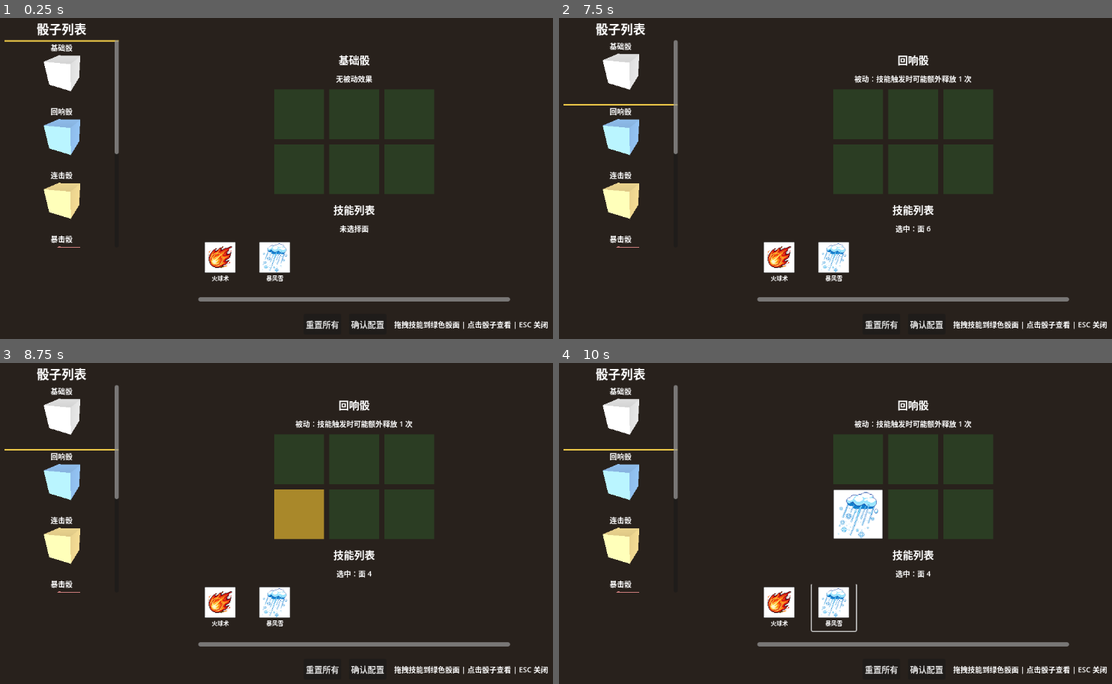
Above: before the commit, frames 1-4 (two rows, left to right).
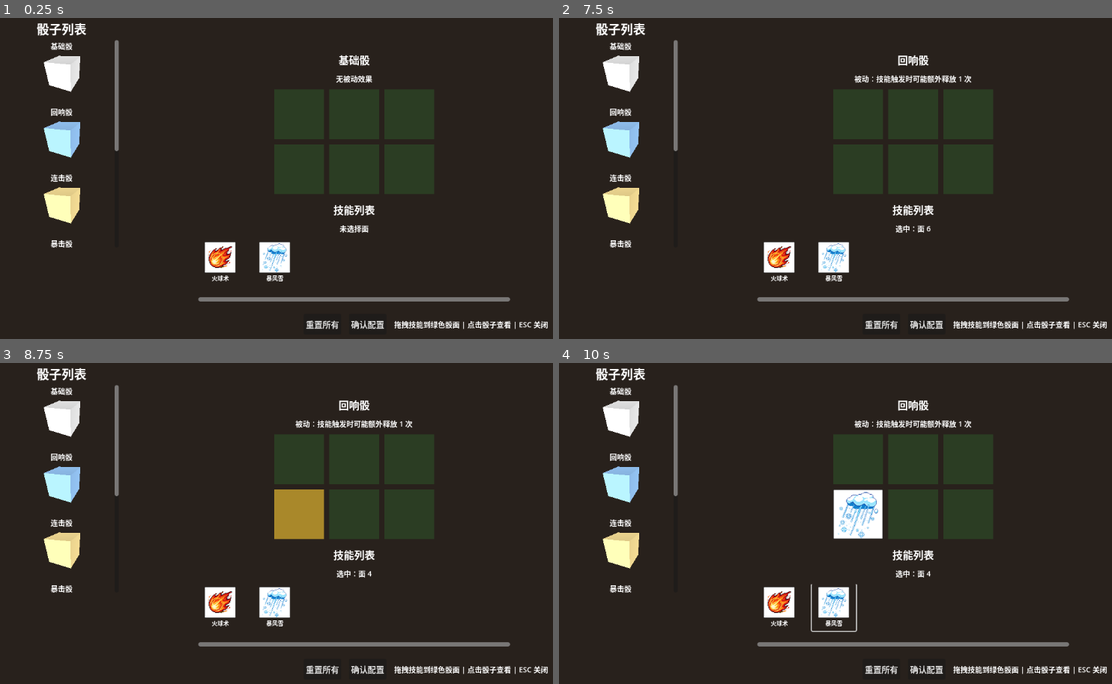
Above: after the commit, the same moments.

Repository: Beezui/trae_godot_dice
Game: Godot game, scene res://scenes/ui/skill_equip_ui_new.tscn
Same seed, same stepped clock (60 frames per second), same inputs: the game is played once before the commit and once after it. This scene is started directly instead of the project's main scene.
Inputs (mouse positions are in pixels of both pictures, inside the frame that each line leads up to):
- Up to frame 1 (0.25 s): no input
- Up to frame 2 (7.5 s): click (780, 261) at 0.5 s; click (835, 261) at 1.25 s; click "重置所有" at 2 s; click "确认配置" at 2.75 s; tap Enter (ui_accept) at 3.5, 3.77, 4.25, 5, 6.5, 6.77, 7.25 s; move the mouse to (984, 159) at 3.52 s; hold Up (ui_up) 3.53-4.25 s; tap 1 at 3.6 s; click (984, 159) at 3.67 s; drag from (730, 194) to (824, 242) at 4.27 s; move the mouse to (912, 104) at 5.02 s; hold Up (ui_up) 5.03-5.75 s; tap 3 at 5.1 s; drag from (824, 242) to (675, 127) at 5.77 s; move the mouse to (1034, 226) at 6.52 s; hold A 6.53-7.25 s; tap 5 at 6.6 s; drag from (675, 127) to (763, 91) at 7.27 s
- Up to frame 3 (8.75 s): tap Enter (ui_accept) at 8 s; move the mouse to (320, 523) at 8.02 s; hold S from 8.03 s (still down); tap 0 at 8.1 s; click (320, 523) at 8.17 s
- Up to frame 4 (10 s): release S at 8.75 s; drag from (763, 436) to (730, 539) at 8.77 s; move the mouse to (984, 504) at 9.52 s; hold Up (ui_up) from 9.53 s (still down); tap F at 9.6 s; tap Enter (ui_accept) at 9.77 s

The runs differ from the first frame. In frame 1, 1.0% of the frame differs, in the area x 0-22%, y 6-72%; in frame 2, 0.9%; in frame 3, 0.9%; in frame 4, 0.9%.

Commit message:
feat: 实现骰子选中放大效果
- 添加 content_container 包裹标签和视口
- 选中骰子时整体放大 20%
- 缩放中心点设为容器中心

Diff:
--- a/scenes/ui/skill_equip_ui_new.gd
+++ b/scenes/ui/skill_equip_ui_new.gd
@@ -23,9 +23,11 @@
 # 当前选中的骰子面 (0-5)
 
 # 缓存
-var dice_buttons = {}      # { instance_id: Button }
+var dice_buttons = {}      # { instance_id: VBoxContainer }
 var skill_buttons = {}     # { skill_id: Button }
 var dice_viewports = {}    # { instance_id: SubViewport }
+var dice_sv_containers = {}  # { instance_id: SubViewportContainer }
+var dice_content_containers = {}  # { instance_id: VBoxContainer }
 
 
 func _ready():
@@ -147,6 +149,12 @@
 	# 设置对齐方式为居中
 	container.alignment = BoxContainer.ALIGNMENT_CENTER
 
+	# 创建内容容器（包裹 label 和 sv_container，用于缩放）
+	var content_container = VBoxContainer.new()
+	content_container.name = "ContentContainer"
+	content_container.alignment = BoxContainer.ALIGNMENT_CENTER
+	container.add_child(content_container)
+
 	# 名称标签
 	var label = Label.new()
 	label.text = instance.get("name", "未知骰子")
@@ -154,7 +162,7 @@
 	label.add_theme_font_size_override("font_size", 14)
 	label.size_flags_horizontal = Control.SIZE_SHRINK_CENTER
 	label.size_flags_vertical = Control.SIZE_SHRINK_CENTER
-	container.add_child(label)
+	content_container.add_child(label)  # 添加到 content_container
 
 	# 创建 SubViewport（渲染 3D 内容）
 	var viewport = SubViewport.new()
@@ -178,9 +186,12 @@
 	sv_container.mouse_filter = Control.MOUSE_FILTER_STOP
 	sv_container.add_child(viewport)
 
-	container.add_child(sv_container)
-
+	content_container.add_child(sv_container)  # 添加到 content_container
+
+	# 保存引用
 	dice_viewports[instance_id] = viewport
+	dice_sv_containers[instance_id] = sv_container
+	dice_content_containers[instance_id] = content_container  # 保存 content_container 引用
 
 	# 容器接收点击
 	container.gui_input.connect(func(event: InputEvent):
@@ -362,23 +373,20 @@
 
 ## 更新骰子选中高亮
 func _update_dice_selection_highlight():
-	for instance_id in dice_buttons:
-		var btn = dice_buttons[instance_id]
-		if btn and is_instance_valid(btn):
-			if instance_id == selected_instance_id:
-				# 添加顶部色条表示选中
-				if not btn.has_node("SelectedIndicator"):
-					var indicator = ColorRect.new()
-					indicator.name = "SelectedIndicator"
-					indicator.custom_minimum_size = Vector2(0, 3)
-					indicator.color = Color(1.0, 0.85, 0.3, 0.9)
-					# 插入到最前面（顶部）
-					btn.add_child(indicator)
-					btn.move_child(indicator, 0)
-			else:
-				var indicator = btn.get_node_or_null("SelectedIndicator")
-				if indicator:
-					indicator.queue_free()
+	# 缩放 content_container（包含 label 和 sv_container）
+	for instance_id in dice_content_containers:
+		var content_container = dice_content_containers[instance_id]
+		if not content_container or not is_instance_valid(content_container):
+			continue
+
+		if instance_id == selected_instance_id:
+			# 选中状态：放大 20%，设置 pivot 为中心
+			content_container.pivot_offset = content_container.size / 2.0
+			content_container.scale = Vector2(1.2, 1.2)
+		else:
+			# 未选中：恢复原始尺寸
+			content_container.pivot_offset = content_container.size / 2.0
+			content_container.scale = Vector2(1.0, 1.0)
 
 
 ## 刷新中间面板
